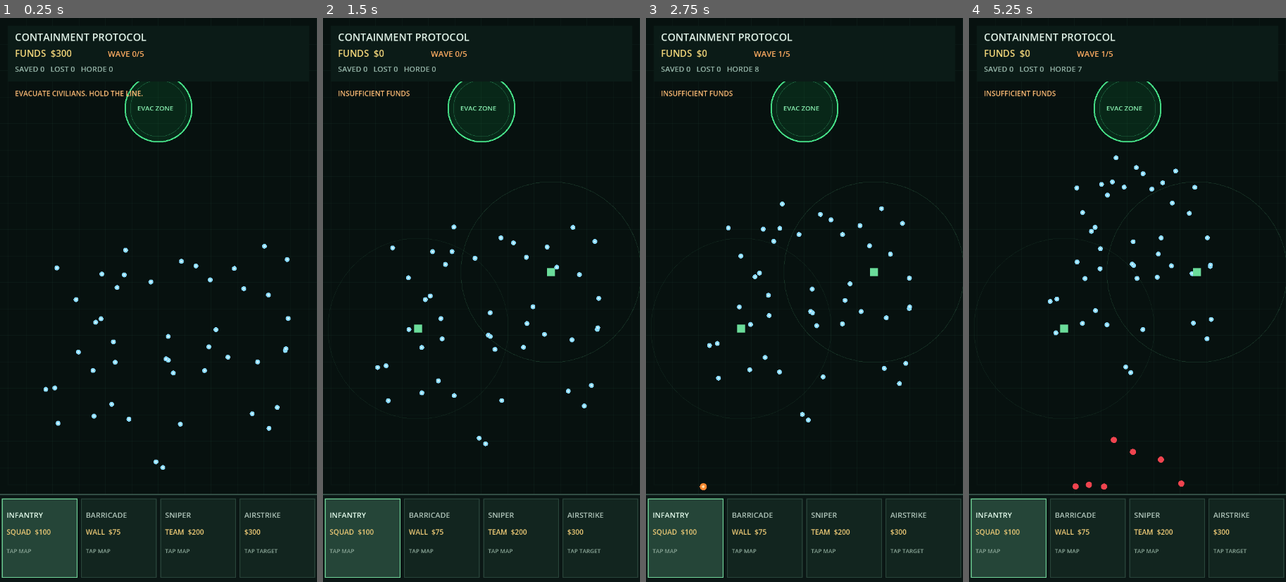
Above: before the commit, frames 1-4 (left to right).
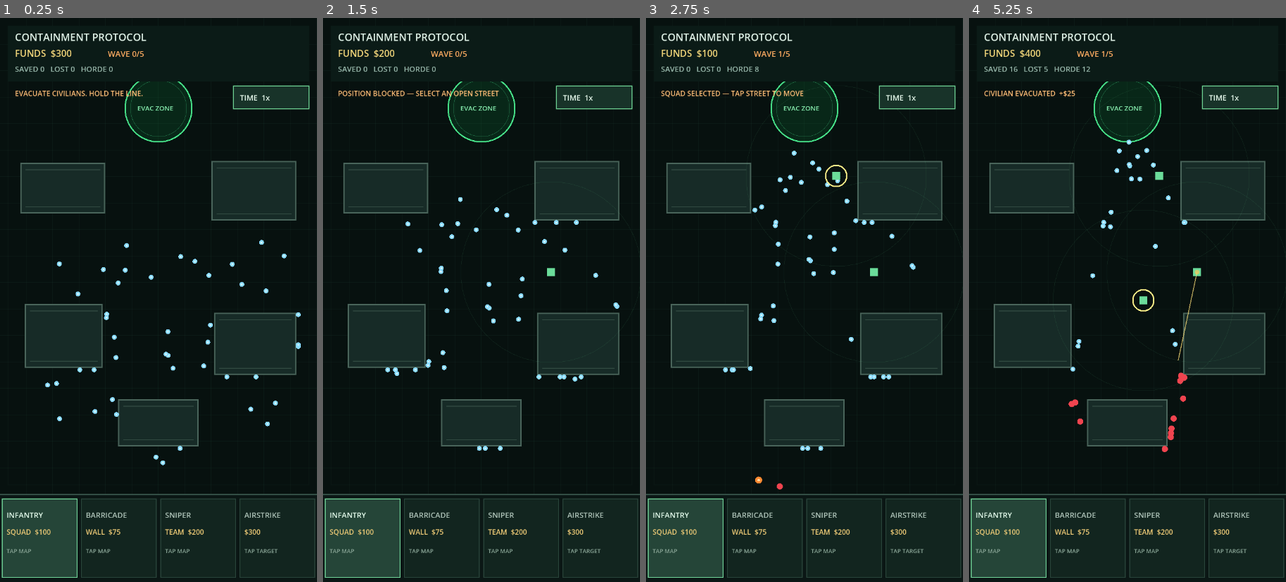
Above: after the commit, the same moments.

Repository: ninjun42215-gif/Containment-Protocol
Game: Godot game, scene res://main.tscn
Same seed, same stepped clock (60 frames per second), same inputs: the game is played once before the commit and once after it.
Inputs (mouse positions are in pixels of both pictures, inside the frame that each line leads up to):
- Up to frame 1 (0.25 s): no input
- Up to frame 2 (1.5 s): move the mouse to (551, 271) at 0.52 s; click (551, 271) at 0.67 s; move the mouse to (418, 328) at 1.27 s; click (418, 328) at 1.42 s
- Up to frame 3 (2.75 s): move the mouse to (836, 175) at 2.02 s; click (836, 175) at 2.17 s
- Up to frame 4 (5.25 s): move the mouse to (1111, 412) at 2.77 s; click (1111, 412) at 2.92 s; move the mouse to (1222, 384) at 3.52 s; click (1222, 384) at 3.67 s; move the mouse to (1032, 215) at 4.27 s; click (1032, 215) at 4.42 s; move the mouse to (1143, 300) at 5.02 s; click (1143, 300) at 5.17 s

The runs differ from the first frame. In frame 1, 14% of the frame differs, in the area x 6-98%, y 11-81%; in frame 2, 15%; in frame 3, 15%; in frame 4, 15%, in the area x 4-98%, y 5-84%.

Commit message:
Add spatial combat, city obstacles and tactical squad controls

Diff:
--- a/main.gd
+++ b/main.gd
@@ -8,6 +8,9 @@
 const EVAC_ZONE := Vector2(360.0, 205.0)
 const EVAC_RADIUS := 76.0
 const MAX_WAVES := 5
+const GRID_CELL_SIZE := 64.0
+const UNIT_SELECT_RADIUS := 30.0
+const BUILDING_RADIUS := 11.0
 
 const DEPLOYMENTS := [
 	{"name": "INFANTRY", "detail": "SQUAD  $100", "cost": 100, "kind": "infantry"},
@@ -33,10 +36,23 @@
 var airstrike_marker := Vector2.ZERO
 var airstrike_timer := 0.0
 var screen_font: Font
+var buildings: Array[Rect2] = []
+var civilian_grid: Dictionary = {}
+var zombie_grid: Dictionary = {}
+var selected_unit_index := -1
+var time_scale_index := 0
+const TIME_SCALES := [1.0, 0.25, 0.0]
+const TIME_LABELS := ["1x", "0.25x", "PAUSE"]
+var bullet_tracers: Array[Dictionary] = []
+var muzzle_flashes: Array[Dictionary] = []
+var shockwaves: Array[Dictionary] = []
+var shake_timer := 0.0
+var shake_strength := 0.0
 
 func _ready() -> void:
 	randomize()
 	screen_font = ThemeDB.fallback_font
+	_setup_city()
 	_start_round()
 	queue_redraw()
 
@@ -53,30 +69,44 @@
 	elapsed = 0.0
 	game_state = "playing"
 	selected_deployment = 0
+	selected_unit_index = -1
+	time_scale_index = 0
+	bullet_tracers.clear()
+	muzzle_flashes.clear()
+	shockwaves.clear()
+	shake_timer = 0.0
 	message = "EVACUATE CIVILIANS. HOLD THE LINE."
 	message_timer = 4.0
 	for i in range(45):
 		civilians.append(Vector2(randf_range(52.0, 668.0), randf_range(510.0, 1030.0)))
 
 func _process(delta: float) -> void:
+	_update_combat_effects(delta)
 	if game_state != "playing":
 		queue_redraw()
 		return
 
-	elapsed += delta
-	message_timer = maxf(0.0, message_timer - delta)
-	airstrike_timer = maxf(0.0, airstrike_timer - delta)
-	wave_timer -= delta
+	var sim_delta: float = delta * TIME_SCALES[time_scale_index]
+	if sim_delta <= 0.0:
+		queue_redraw()
+		return
+
+	elapsed += sim_delta
+	message_timer = maxf(0.0, message_timer - sim_delta)
+	airstrike_timer = maxf(0.0, airstrike_timer - sim_delta)
+	wave_timer -= sim_delta
 
 	if wave < MAX_WAVES and wave_timer <= 0.0:
 		_spawn_wave()
 		wave_timer = 18.0
 
-	# Civilians move steadily toward the extraction zone.
+	# Civilians evacuate through the street network; the grid is rebuilt once
+	# after movement so every zombie queries current civilian positions.
 	for i in range(civilians.size() - 1, -1, -1):
-		var civilian := civilians[i]
-		var direction := (EVAC_ZONE - civilian).normalized()
-		civilian += direction * 43.0 * delta
+		var civilian: Vector2 = civilians[i]
+		var direction: Vector2 = (EVAC_ZONE - civilian).normalized()
+		var displacement: Vector2 = direction * 43.0 * sim_delta
+		civilian = _move_circle_with_buildings(civilian, displacement, 5.5)
 		civilians[i] = civilian
 		if civilian.distance_to(EVAC_ZONE) <= EVAC_RADIUS:
 			civilians.remove_at(i)
@@ -85,24 +115,22 @@
 			message = "CIVILIAN EVACUATED  +$25"
 			message_timer = 1.1
 
-	# Zombies choose the nearest civilian. Runners are faster and more aggressive.
+	civilian_grid = _build_spatial_grid(civilians)
 	for i in range(zombies.size() - 1, -1, -1):
 		var zombie: Dictionary = zombies[i]
 		var zpos: Vector2 = zombie["pos"]
-		var target := EVAC_ZONE
-		var nearest := INF
-		for civilian in civilians:
-			var distance := zpos.distance_squared_to(civilian)
-			if distance < nearest:
-				nearest = distance
-				target = civilian
+		var target_index: int = _find_nearest_entity(civilian_grid, civilians, zpos, 640.0)
+		var target: Vector2 = EVAC_ZONE
+		if target_index >= 0:
+			target = civilians[target_index]
 		var speed: float = 112.0 if zombie["kind"] == "runner" else 61.0
-		zpos += (target - zpos).normalized() * speed * delta
-
-		# Barricades absorb time and slow the horde at the point of contact.
+		var displacement: Vector2 = (target - zpos).normalized() * speed * sim_delta
+		zpos = _move_circle_with_buildings(zpos, displacement, 7.0)
+
+		# Barricades remain deployable soft blockers in addition to city walls.
 		for wall in barricades:
 			if zpos.distance_to(wall) < 27.0:
-				zpos -= (target - wall).normalized() * 38.0 * delta
+				zpos -= (target - wall).normalized() * 38.0 * sim_delta
 				break
 		zombie["pos"] = zpos
 		zombies[i] = zombie
@@ -117,24 +145,24 @@
 				message_timer = 1.4
 				break
 
-	# Deployed teams automatically engage targets in range.
-	for unit in units:
-		unit["cooldown"] = maxf(0.0, float(unit["cooldown"]) - delta)
+	zombie_grid = _build_zombie_spatial_grid()
+	for unit_index in range(units.size()):
+		var unit: Dictionary = units[unit_index]
+		unit["cooldown"] = maxf(0.0, float(unit["cooldown"]) - sim_delta)
 		if float(unit["cooldown"]) > 0.0 or zombies.is_empty():
 			continue
 		var unit_pos: Vector2 = unit["pos"]
 		var is_sniper: bool = unit["kind"] == "sniper"
-		var attack_range := 390.0 if is_sniper else 205.0
-		var target_index := -1
-		var best_distance := attack_range
-		for zi in range(zombies.size()):
-			var distance := unit_pos.distance_to(zombies[zi]["pos"])
-			if distance < best_distance:
-				best_distance = distance
-				target_index = zi
+		var attack_range: float = 390.0 if is_sniper else 205.0
+		var target_index: int = _find_nearest_zombie(unit_pos, attack_range)
 		if target_index >= 0:
+			var target_pos: Vector2 = zombies[target_index]["pos"]
+			_add_bullet_tracer(unit_pos, target_pos)
 			zombies.remove_at(target_index)
 			unit["cooldown"] = 1.05 if is_sniper else 0.62
+			muzzle_flashes.append({"pos": unit_pos, "life": 0.10, "max_life": 0.10})
+			zombie_grid = _build_zombie_spatial_grid()
+		units[unit_index] = unit
 
 	if wave >= MAX_WAVES and zombies.is_empty() and civilians.is_empty():
 		game_state = "victory"
@@ -144,6 +172,141 @@
 		message = "EVACUATION FAILED"
 
 	queue_redraw()
+
+
+func _setup_city() -> void:
+	buildings = [
+		Rect2(48.0, 330.0, 190.0, 112.0),
+		Rect2(482.0, 326.0, 190.0, 132.0),
+		Rect2(58.0, 650.0, 174.0, 142.0),
+		Rect2(488.0, 670.0, 184.0, 138.0),
+		Rect2(270.0, 866.0, 180.0, 104.0)
+	]
+
+func _cell_for(position: Vector2) -> Vector2i:
+	return Vector2i(floori(position.x / GRID_CELL_SIZE), floori(position.y / GRID_CELL_SIZE))
+
+func _build_spatial_grid(positions: Array[Vector2]) -> Dictionary:
+	var grid: Dictionary = {}
+	for index in range(positions.size()):
+		var cell: Vector2i = _cell_for(positions[index])
+		if not grid.has(cell):
+			var bucket: Array[int] = []
+			grid[cell] = bucket
+		var entries: Array = grid[cell]
+		entries.append(index)
+		grid[cell] = entries
+	return grid
+
+func _build_zombie_spatial_grid() -> Dictionary:
+	var positions: Array[Vector2] = []
+	positions.resize(zombies.size())
+	for index in range(zombies.size()):
+		positions[index] = zombies[index]["pos"]
+	return _build_spatial_grid(positions)
+
+func _find_nearest_entity(grid: Dictionary, positions: Array[Vector2], origin: Vector2, radius: float) -> int:
+	var cell_radius: int = ceili(radius / GRID_CELL_SIZE)
+	var center_cell: Vector2i = _cell_for(origin)
+	var best_index := -1
+	var best_distance := radius * radius
+	for y in range(center_cell.y - cell_radius, center_cell.y + cell_radius + 1):
+		for x in range(center_cell.x - cell_radius, center_cell.x + cell_radius + 1):
+			var cell := Vector2i(x, y)
+			if not grid.has(cell):
+				continue
+			var entries: Array = grid[cell]
+			for raw_index in entries:
+				var index: int = int(raw_index)
+				if index >= positions.size():
+					continue
+				var distance: float = origin.distance_squared_to(positions[index])
+				if distance < best_distance:
+					best_distance = distance
+					best_index = index
+	return best_index
+
+func _find_nearest_zombie(origin: Vector2, radius: float) -> int:
+	var positions: Array[Vector2] = []
+	positions.resize(zombies.size())
+	for index in range(zombies.size()):
+		positions[index] = zombies[index]["pos"]
+	return _find_nearest_entity(zombie_grid, positions, origin, radius)
+
+func _move_circle_with_buildings(origin: Vector2, displacement: Vector2, radius: float) -> Vector2:
+	var position: Vector2 = origin
+	var remaining: Vector2 = displacement
+	for iteration in range(2):
+		var candidate: Vector2 = position + remaining
+		for building in buildings:
+			var closest: Vector2 = Vector2(
+				clampf(candidate.x, building.position.x, building.end.x),
+				clampf(candidate.y, building.position.y, building.end.y)
+			)
+			var offset: Vector2 = candidate - closest
+			var distance: float = offset.length()
+			if distance < radius:
+				var normal := Vector2.ZERO
+				if distance > 0.001:
+					normal = offset / distance
+				else:
+					var left_gap: float = candidate.x - building.position.x
+					var right_gap: float = building.end.x - candidate.x
+					var top_gap: float = candidate.y - building.position.y
+					var bottom_gap: float = building.end.y - candidate.y
+					var smallest: float = minf(minf(left_gap, right_gap), minf(top_gap, bottom_gap))
+					if smallest == left_gap:
+						normal = Vector2.LEFT
+					elif smallest == right_gap:
+						normal = Vector2.RIGHT
+					elif smallest == top_gap:
+						normal = Vector2.UP
+					else:
+						normal = Vector2.DOWN
+				candidate = closest + normal * radius
+				var into_wall: float = remaining.dot(normal)
+				if into_wall < 0.0:
+					remaining -= normal * into_wall
+		position = candidate
+	return position
+
+func _is_valid_street_position(position: Vector2) -> bool:
+	if position.x < 28.0 or position.x > 692.0 or position.y < 270.0 or position.y > 1060.0:
+		return false
+	for building in buildings:
+		var expanded := building.grow(UNIT_SELECT_RADIUS)
+		if expanded.has_point(position):
+			return false
+	return true
+
+func _update_combat_effects(delta: float) -> void:
+	shake_timer = maxf(0.0, shake_timer - delta)
+	for i in range(bullet_tracers.size() - 1, -1, -1):
+		bullet_tracers[i]["life"] = float(bullet_tracers[i]["life"]) - delta
+		if float(bullet_tracers[i]["life"]) <= 0.0:
+			bullet_tracers.remove_at(i)
+	for i in range(muzzle_flashes.size() - 1, -1, -1):
+		muzzle_flashes[i]["life"] = float(muzzle_flashes[i]["life"]) - delta
+		if float(muzzle_flashes[i]["life"]) <= 0.0:
+			muzzle_flashes.remove_at(i)
+	for i in range(shockwaves.size() - 1, -1, -1):
+		var effect: Dictionary = shockwaves[i]
+		effect["life"] = float(effect["life"]) - delta
+		effect["radius"] = minf(190.0, float(effect["radius"]) + 280.0 * delta)
+		if float(effect["life"]) <= 0.0:
+			shockwaves.remove_at(i)
+		else:
+			shockwaves[i] = effect
+
+func _add_bullet_tracer(origin: Vector2, target: Vector2) -> void:
+	bullet_tracers.append({"from": origin, "to": target, "life": 0.12, "max_life": 0.12})
+
+func _draw_buildings() -> void:
+	for building in buildings:
+		draw_rect(building, Color("#172b27"))
+		draw_rect(building, Color("#49645a"), false, 3.0)
+		draw_line(building.position + Vector2(10.0, 14.0), building.position + Vector2(building.size.x - 10.0, 14.0), Color("#314a41"), 2.0)
+		draw_line(building.position + Vector2(10.0, building.size.y - 14.0), building.position + Vector2(building.size.x - 10.0, building.size.y - 14.0), Color("#314a41"), 2.0)
 
 func _spawn_wave() -> void:
 	wave += 1
@@ -170,6 +333,10 @@
 		if pos.y > 900.0:
 			_start_round()
 		return
+	if pos.x >= 520.0 and pos.y >= 145.0 and pos.y <= 215.0:
+		time_scale_index = (time_scale_index + 1) % TIME_SCALES.size()
+		queue_redraw()
+		return
 	if pos.y >= BAR_TOP:
 		var button_width := VIEW_SIZE.x / 4.0
 		selected_deployment = clampi(int(pos.x / button_width), 0, 3)
@@ -178,6 +345,29 @@
 		queue_redraw()
 		return
 	if pos.y < 270.0:
+		return
+
+	# First tap selects a deployed squad; the next valid street tap repositions it.
+	if selected_unit_index >= 0 and selected_unit_index < units.size():
+		if _is_valid_street_position(pos):
+			units[selected_unit_index]["pos"] = pos
+			message = "SQUAD REPOSITIONED"
+			message_timer = 1.2
+			selected_unit_index = -1
+			queue_redraw()
+			return
+		selected_unit_index = -1
+	for i in range(units.size() - 1, -1, -1):
+		if pos.distance_to(units[i]["pos"]) <= UNIT_SELECT_RADIUS:
+			selected_unit_index = i
+			message = "SQUAD SELECTED — TAP STREET TO MOVE"
+			message_timer = 2.0
+			queue_redraw()
+			return
+	if not _is_valid_street_position(pos):
+		message = "POSITION BLOCKED — SELECT AN OPEN STREET"
+		message_timer = 1.4
+		queue_redraw()
 		return
 
 	var deployment: Dictionary = DEPLOYMENTS[selected_deployment]
@@ -210,6 +400,9 @@
 func _execute_airstrike(center: Vector2) -> void:
 	airstrike_marker = center
 	airstrike_timer = 0.8
+	shockwaves.append({"pos": center, "radius": 8.0, "life": 0.65, "max_life": 0.65})
+	shake_timer = 0.28
+	shake_strength = 5.0
 	var radius := 112.0
 	for i in range(zombies.size() - 1, -1, -1):
 		if center.distance_to(zombies[i]["pos"]) <= radius:
@@ -229,16 +422,25 @@
 	message_timer = 2.5
 
 func _draw() -> void:
+	var shake_offset := Vector2.ZERO
+	if shake_timer > 0.0:
+		shake_offset = Vector2(randf_range(-shake_strength, shake_strength), randf_range(-shake_strength, shake_strength))
+	draw_set_transform(shake_offset, 0.0, Vector2.ONE)
 	draw_rect(Rect2(Vector2.ZERO, VIEW_SIZE), Color("#07110f"))
 	_draw_grid()
 	_draw_evac_zone()
+	_draw_buildings()
 	_draw_entities()
 	_draw_hud()
 	_draw_deployment_bar()
 	if airstrike_timer > 0.0:
 		draw_arc(airstrike_marker, 112.0, 0.0, TAU, 48, Color(1.0, 0.42, 0.12, airstrike_timer), 4.0)
+	for wave_effect in shockwaves:
+		var alpha: float = clampf(float(wave_effect["life"]) / float(wave_effect["max_life"]), 0.0, 1.0)
+		draw_arc(wave_effect["pos"], float(wave_effect["radius"]), 0.0, TAU, 48, Color(1.0, 0.48, 0.16, alpha), 3.0)
 	if game_state != "playing":
 		_draw_end_screen()
+	draw_set_transform(Vector2.ZERO, 0.0, Vector2.ONE)
 
 func _draw_grid() -> void:
 	for x in range(0, 721, 60):
@@ -267,12 +469,21 @@
 	for wall in barricades:
 		draw_rect(Rect2(wall - Vector2(15, 15), Vector2(30, 30)), Color("#9b8b70"), false, 4.0)
 		draw_line(wall + Vector2(-11, 0), wall + Vector2(11, 0), Color("#cbb99a"), 3.0)
-	for unit in units:
+	for unit_index in range(units.size()):
+		var unit: Dictionary = units[unit_index]
 		var p: Vector2 = unit["pos"]
 		var sniper: bool = unit["kind"] == "sniper"
 		var tint := Color("#6bdc9a") if not sniper else Color("#8ab6ff")
 		draw_rect(Rect2(p - Vector2(9, 9), Vector2(18, 18)), tint)
 		draw_arc(p, 390.0 if sniper else 205.0, 0.0, TAU, 48, Color(tint.r, tint.g, tint.b, 0.10), 1.0)
+		if unit_index == selected_unit_index:
+			draw_arc(p, 24.0, 0.0, TAU, 32, Color("#fff28a"), 3.0)
+	for tracer in bullet_tracers:
+		var alpha: float = clampf(float(tracer["life"]) / float(tracer["max_life"]), 0.0, 1.0)
+		draw_line(tracer["from"], tracer["to"], Color(1.0, 0.88, 0.48, alpha), 2.0)
+	for flash in muzzle_flashes:
+		var alpha: float = clampf(float(flash["life"]) / float(flash["max_life"]), 0.0, 1.0)
+		draw_circle(flash["pos"], 8.0 * alpha, Color(1.0, 0.78, 0.35, alpha))
 
 func _draw_hud() -> void:
 	draw_rect(Rect2(18, 18, 684, 126), Color("#0b1b17"))
@@ -282,6 +493,9 @@
 	_draw_text("SAVED %d   LOST %d   HORDE %d" % [saved_count, lost_count, zombies.size()], Vector2(34, 122), 17, Color("#9cbcaf"))
 	if message_timer > 0.0:
 		_draw_text(message, Vector2(34, 177), 16, Color("#ffbd76"))
+	draw_rect(Rect2(530, 154, 172, 52), Color("#183329"))
+	draw_rect(Rect2(530, 154, 172, 52), Color("#6ccf91"), false, 2.0)
+	_draw_text("TIME  " + TIME_LABELS[time_scale_index], Vector2(545, 187), 17, Color("#e5f8eb"))
 
 func _draw_deployment_bar() -> void:
 	draw_rect(Rect2(0, BAR_TOP, 720, 200), Color("#0b1715"))
